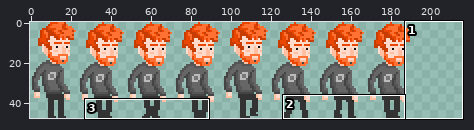
Edited in one commit: sprite sheet (pfp-game/platforms/browser/www/img/level-0-character-walk.png). Above: a wide view before the commit, with the close-up outlined.
Close-up. Old version:
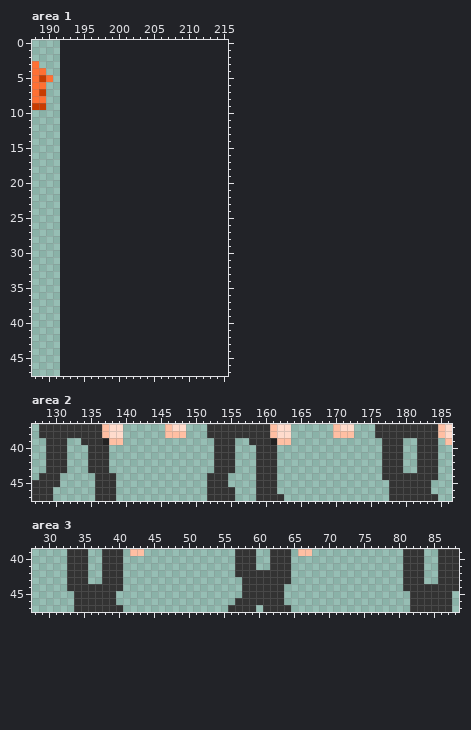
The file is 192x48 pixels. Shown: area 1: x 188..215, y 0..47; area 2: x 127..186, y 37..47; area 3: x 28..88, y 39..47. The old version is drawn lined up with the new one, on the new canvas. The commit also changed other parts of the picture, which this record leaves out.
After:
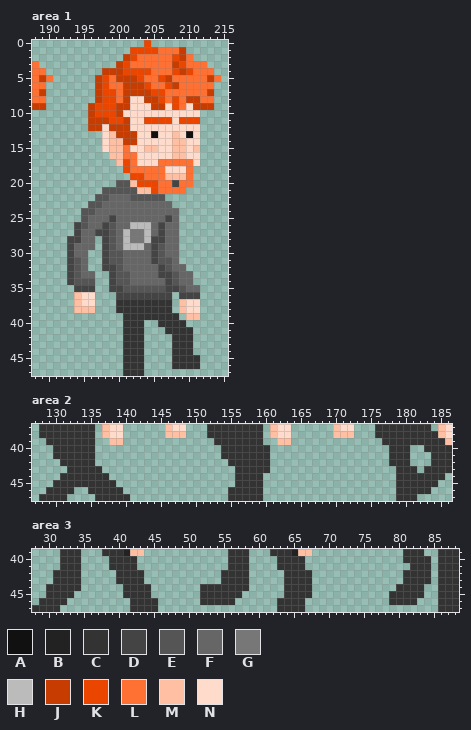
Palette (. is transparent): A #111111  B #222222  C #333333  D #444444  E #555555  F #666666  G #777777  H #bbbbbb  J #c73c00  K #eb4600  L #ff7033  M #ffbfa3  N #ffdbcc
Difference:
canvas 192x48 -> 216x48
Changed rows in their new state; - is an unchanged pixel.
Area 1:
first column x 193:
 0 -----------K----------
 1 ---------KKKKLLLJ-----
 2 --------JKLLLLLKJL----
 3 -------JKLLLLLLJKLLL--
 4 -----JJJKKKKLLLKJKLLL-
 5 ----JKLJJJKLLKJLLLLLJL
 6 ----JKLLJJJKLLKJLLLLL-
 7 ----JKKLJJJJKKLLLLLLJ-
 8 ----JKKLJNNJJKLKLJJLL-
 9 ---JKKKJJNNNJJNKLNJJJ-
10 ---JKKKJNNNNNNNNNNN---
11 ---JJJKKJNNKKKKNKKK---
12 ---JJNJJJNNNNNNNNNN---
13 -----NMJJJNNANNMNAN---
14 -----NMMJJNNNNNMMNN---
15 -----NMMLNNMMNNMMNM---
16 ------MMLLNNNNNMMNN---
17 -------MKLNNNLLLLLN---
18 --------KLLLLLNNNL----
19 ---------KKLLLMMML----
20 -------EEMKKKLLDLL----
21 -----EEEEEMMKLLLL-----
22 ----EEFFFEEEEE--------
23 ---EEFFFFFFFFFF-------
24 --EEFFFFFFFFFFFF------
25 --EFFFDFFFFFFFDF------
26 -DEFFDEFFHHHFDFF------
27 -DFFDDEFHGGHFDFF------
28 DDFF-DEFHGGHDDFF------
29 DFFF-DEFHHHFDEFF------
30 DFF--DEEFFFFDEFF------
31 DEF--DEEFFFFDEEF------
32 DEF--DDEFFFFFDEFF-----
33 DEFF--DEEFFFFDDEFF----
34 DEEE--DEEFFFFFDEFF----
35 -DDD--DDEEEEEEDDEFF---
36 -MNN---DDDDDDDD-DDD---
37 -MNN---CCCCCCCC-MNN---
38 -MMM---CCCCCCCC-MNN---
39 --------CCCCCCCC-MM---
40 --------CCC--CCCC-----
41 --------CCC---CCCC----
42 --------CCC----CCC----
43 --------CCC----CCC----
44 --------CCC----CCC----
45 --------CCC----CCCC---
46 --------CCC----CCCC---
47 --------CCC-----------
Area 2:
first column x 127:
37 ---------.-----------------------.-----------------------.--
38 ---------.-----------------------.--------------------------
39 -----CC--..------------------CC--..------------------CC---C-
40 --.--CCC-..---------------.--CCC--.---------------.--C-.--CC
41 --.--CCC-..---------------.--CCC--.---------------.--C-..-CC
42 --..-CCC-..---------------..-CCC--.---------------.--C-..-CC
43 --...CCC--.---------------...CCC--.---------------..-CC.--CC
44 -...CCCCC--.-------------...-CCC-..---------------..------C-
45 ...-CCCCC----------------...-CCC-..----------------.-----C--
46 ..-CCC--C---C------------...-CCC-..----------------.--------
47 .--CC-------CC-----------...-CCC-...---------------.---...--
Area 3:
first column x 28:
39 ----C--.-----B--------------C--.-----B-----------------------
40 ----C--.--.--CC-------------C--.--.--CC-----------------C----
41 ----C--.--.--CC-------------C--.--.--CC--------------.--C----
42 ---CC--.--..-CCC-----------CC--.....-CCC----------------C----
43 ---CC--.--..-CCC-----------CCC-.....-CCC----------------C----
44 --CCC--......CCCC-------CCCCCC-.....CCCC------------C---..---
45 --CCCC......-CCCC-------CCCCCC......CCCC-----------CCC--..--C
46 -CCCC-......--CCCC------CCCCC......-CCC------------CCC-...--C
47 CCCC--.......-CCCC----------....-..--CC---------------....--C
Pixel boxes of the changes (left, top, right, bottom) in both close-ups:
added: (67, 40, 221, 376)
changed: (32, 424, 130, 501)
changed: (207, 424, 284, 501)
changed: (382, 424, 452, 501)
changed: (32, 549, 158, 612)
changed: (200, 549, 312, 612)
changed: (389, 556, 459, 612)
